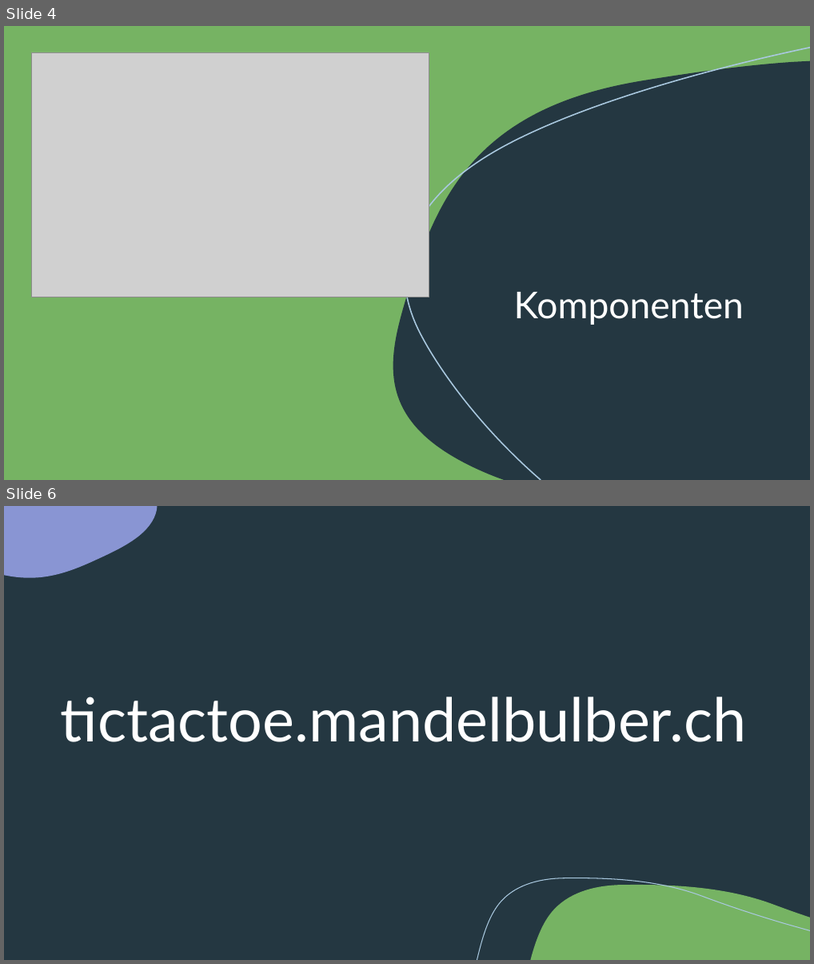
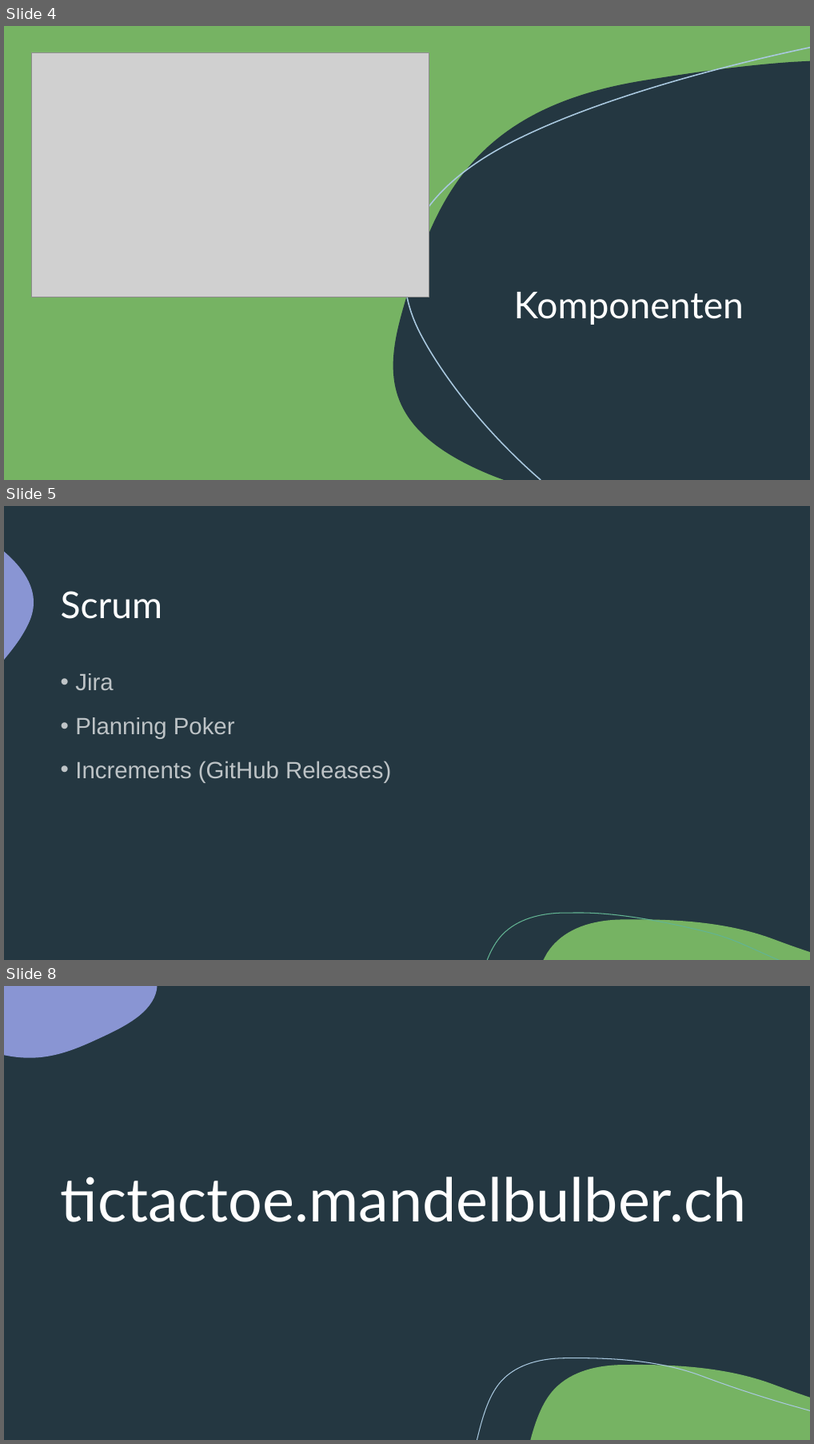
Before and after one commit to mandelbulber/M426_TicTacToe, a slide deck: documentation/Presentation.pptx. Shown one above the other, each under a label of ours: slides 4 and 6 before the commit, slides 4, 5 and 8 after it; the slides between them are not shown. The pictures are 814x964 and 814x1444 pixels, drawn with LibreOffice and Linux fonts; fonts in the diff are those of the drawing; grey boxes stand for pictures. Boxes give left, top, right and bottom in pixels: in the first picture for what was removed or moved away, otherwise in the second. Text is boxed around its words. In the diff, an @@ line names an element or a change of style, - is before the commit and + after.

```diff
--- a/documentation/Presentation.pptx
+++ b/documentation/Presentation.pptx
@@ slide 5 added at box(4, 506, 810, 960), background #243741 @@
@@ freeform shape added at box(4, 552, 34, 660), fill #8995D3 @@
@@ title added at box(61, 591, 162, 619), 44 pt, text #FFFFFF @@
+Scrum
@@ text added at box(75, 673, 391, 783), 28 pt, text #FFFFFF at 70% opacity @@
+• Jira
+• Planning Poker
+• Increments (GitHub Releases)
@@ freeform shape added at box(487, 912, 779, 960), outline #63B493 1 pt @@
@@ freeform shape added at box(544, 919, 810, 960), fill #76B363 @@
@@ what was slide 6 is now slide 8 @@
```
Also in this commit, not shown: 1 slide changed, 4 other slides added, 3 slides removed.
